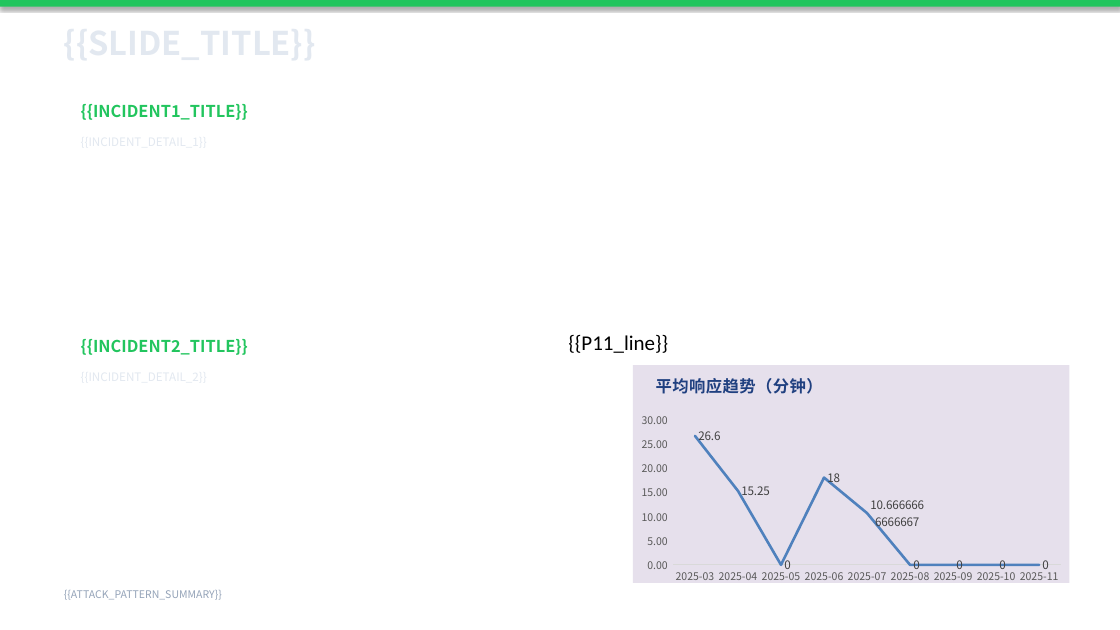
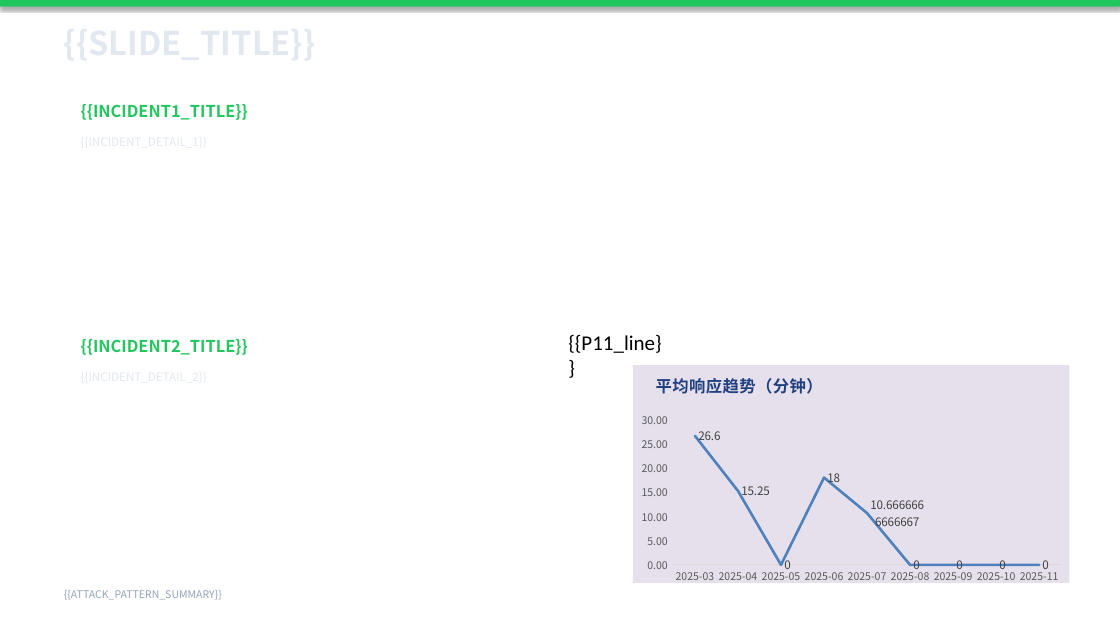
Before and after one commit to Xupai2022/report-generation, a slide deck: slide 5 of mss_ai_ppt_sample_assets/backend/data/templates/mss_technical_v2.pptx. Drawn at 1120x630 pixels with LibreOffice and Linux fonts; fonts in the diff are those of the drawing. Boxes give left, top, right and bottom in pixels: in the first picture for what was removed or moved away, otherwise in the second. Text is boxed around its words. In the diff, an @@ line names an element or a change of style, - is before the commit and + after.

```diff
--- a/mss_ai_ppt_sample_assets/backend/data/templates/mss_technical_v2.pptx
+++ b/mss_ai_ppt_sample_assets/backend/data/templates/mss_technical_v2.pptx
@@ text "{{P11_line}}" rewrapped from <box>568,335,668,353</box> to <box>568,335,661,353</box> @@
```
Also in this commit, not shown: 1 other slide changed, 18 other files.
